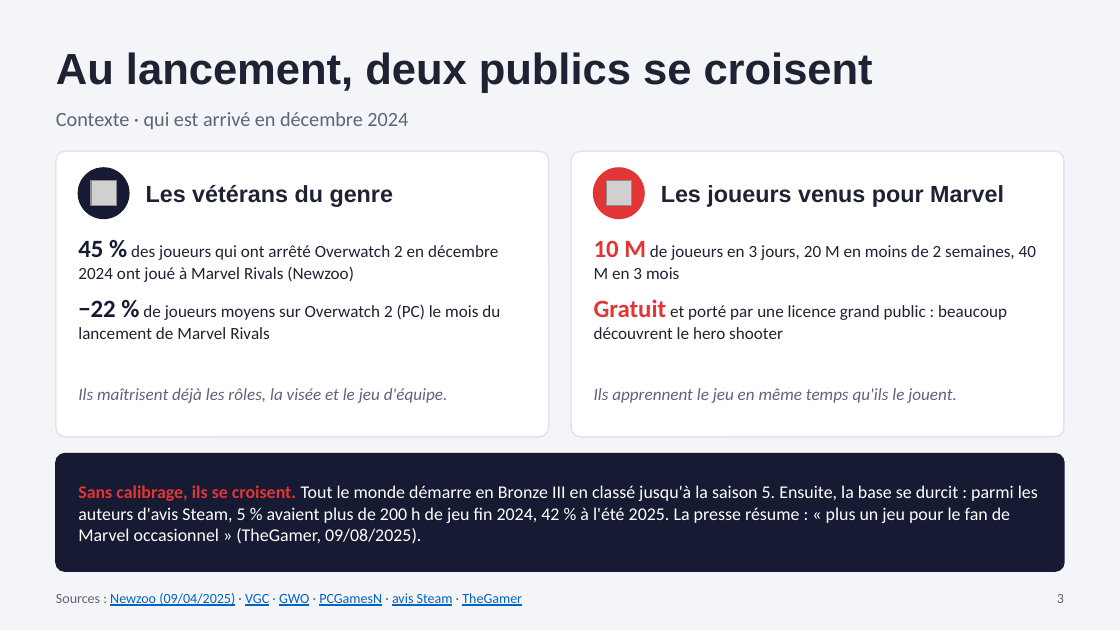
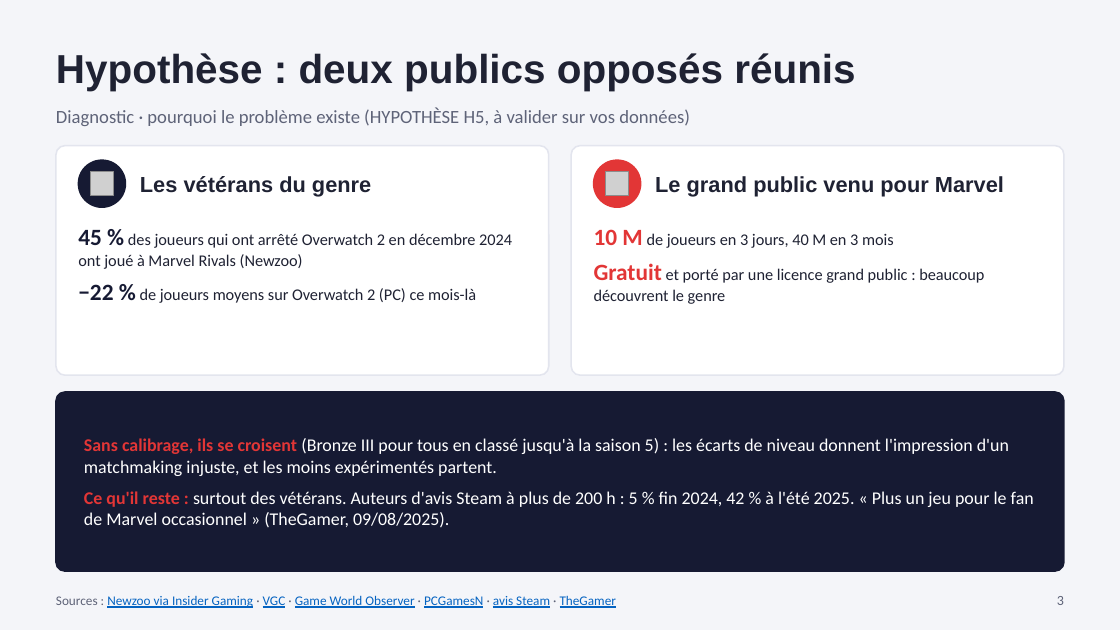
Before and after one commit to noeantoniov1-crypto/SOCIO, a slide deck: slide 3 of docs/presentation/pitch_marvel_rivals_netease.pptx. Drawn at 1120x630 pixels with LibreOffice and Linux fonts; fonts in the diff are those of the drawing; grey boxes stand for pictures. Boxes give left, top, right and bottom in pixels: in the first picture for what was removed or moved away, otherwise in the second. Text is boxed around its words. In the diff, an @@ line names an element or a change of style, - is before the commit and + after.

```diff
--- a/docs/presentation/pitch_marvel_rivals_netease.pptx
+++ b/docs/presentation/pitch_marvel_rivals_netease.pptx
@@ text at [56, 53, 855, 91]: text changed; size 28 to 26 pt @@
-Au lancement, deux publics se croisent
+Hypothèse : deux publics opposés réunis
@@ text at [56, 108, 690, 126]: text changed; size 13 to 12 pt @@
-Contexte · qui est arrivé en décembre 2024
+Diagnostic · pourquoi le problème existe (HYPOTHÈSE H5, à valider sur vos données)
@@ rounded rectangle: place and size @@
-rounded rectangle at [56, 151, 549, 437]
+rounded rectangle at [56, 146, 549, 375]
@@ proportions changed in 3 elements at [56, 146, 549, 375], [56, 392, 1064, 571], [571, 146, 1064, 375] @@
@@ rounded rectangle: place and size @@
-rounded rectangle at [571, 151, 1064, 437]
+rounded rectangle at [571, 146, 1064, 375]
@@ ellipse: place and size @@
-ellipse at [78, 168, 129, 218]
+ellipse at [78, 160, 125, 207]
@@ text "Les vétérans du genre": place and size @@
-text "Les vétérans du genre" at [146, 185, 393, 207]
+text "Les vétérans du genre" at [140, 176, 371, 197]
@@ text "Les vétérans du genre" at [140, 176, 371, 197]: size 15 to 14 pt @@
@@ 2 pictures, 1 text, 1 ellipse: place and size @@
-2 pictures, 1 text, 1 ellipse at [78, 168, 644, 339]
+2 pictures, 1 text, 1 ellipse at [78, 160, 641, 303]
@@ text at [655, 176, 1004, 197]: text changed; size 15 to 14 pt @@
-Les joueurs venus pour Marvel
+Le grand public venu pour Marvel
@@ text at [78, 230, 512, 269]: size 16 to 15 pt in "45 %"; size 11 to 10.5 pt in "des joueurs qui ont arrêté Overwatch 2 ..." @@
@@ text at [594, 229, 984, 304]: text changed; size 11 to 10.5 pt @@
-10 M de joueurs en 3 jours, 20 M en moins de 2 semaines, 40 M en 3 mois
-Gratuit et porté par une licence grand public : beaucoup découvrent le hero shooter
+10 M de joueurs en 3 jours, 40 M en 3 mois
+Gratuit et porté par une licence grand public : beaucoup découvrent le genre
@@ text at [78, 284, 476, 303]: text changed; size 11 to 10.5 pt @@
-−22 % de joueurs moyens sur Overwatch 2 (PC) le mois du lancement de Marvel Rivals
+−22 % de joueurs moyens sur Overwatch 2 (PC) ce mois-là
@@ text removed at [78, 388, 448, 403] @@
-Ils maîtrisent déjà les rôles, la visée et le jeu d'équipe.
@@ text removed at [594, 388, 957, 403] @@
-Ils apprennent le jeu en même temps qu'ils le jouent.
@@ rounded rectangle: place and size @@
-rounded rectangle at [56, 454, 1064, 571]
+rounded rectangle at [56, 392, 1064, 571]
@@ text at [84, 438, 1034, 527]: text changed @@
-Sans calibrage, ils se croisent. Tout le monde démarre en Bronze III en classé jusqu'à la saison 5. Ensuite, la base se durcit : parmi les auteurs d'avis Steam, 5 % avaient plus de 200 h de jeu fin 2024, 42 % à l'été 2025. La presse résume : « plus un jeu pour le fan de Marvel occasionnel » (TheGamer, 09/08/2025).
+Sans calibrage, ils se croisent (Bronze III pour tous en classé jusqu'à la saison 5) : les écarts de niveau donnent l'impression d'un matchmaking injuste, et les moins expérimentés partent.
+Ce qu'il reste : surtout des vétérans. Auteurs d'avis Steam à plus de 200 h : 5 % fin 2024, 42 % à l'été 2025. « Plus un jeu pour le fan de Marvel occasionnel » (TheGamer, 09/08/2025).
@@ text at [56, 595, 616, 608]: text changed; size 9 to 8.5 pt @@
-Sources : Newzoo (09/04/2025) · VGC · GWO · PCGamesN · avis Steam · TheGamer
+Sources : Newzoo via Insider Gaming · VGC · Game World Observer · PCGamesN · avis Steam · TheGamer
```
Also in this commit, not shown: 5 other slides changed, 6 slides added, 4 slides removed, 2 other files.
